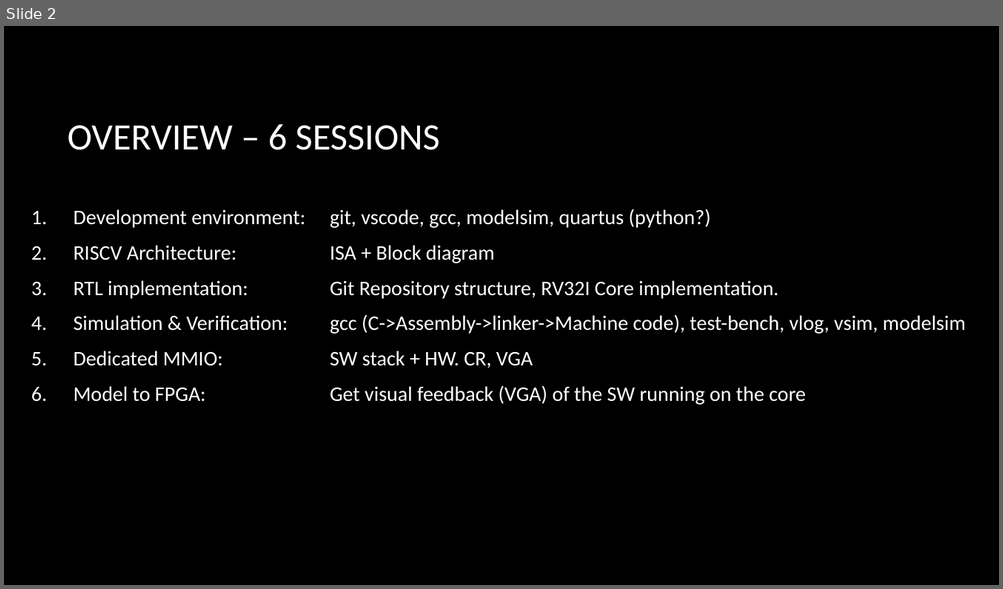
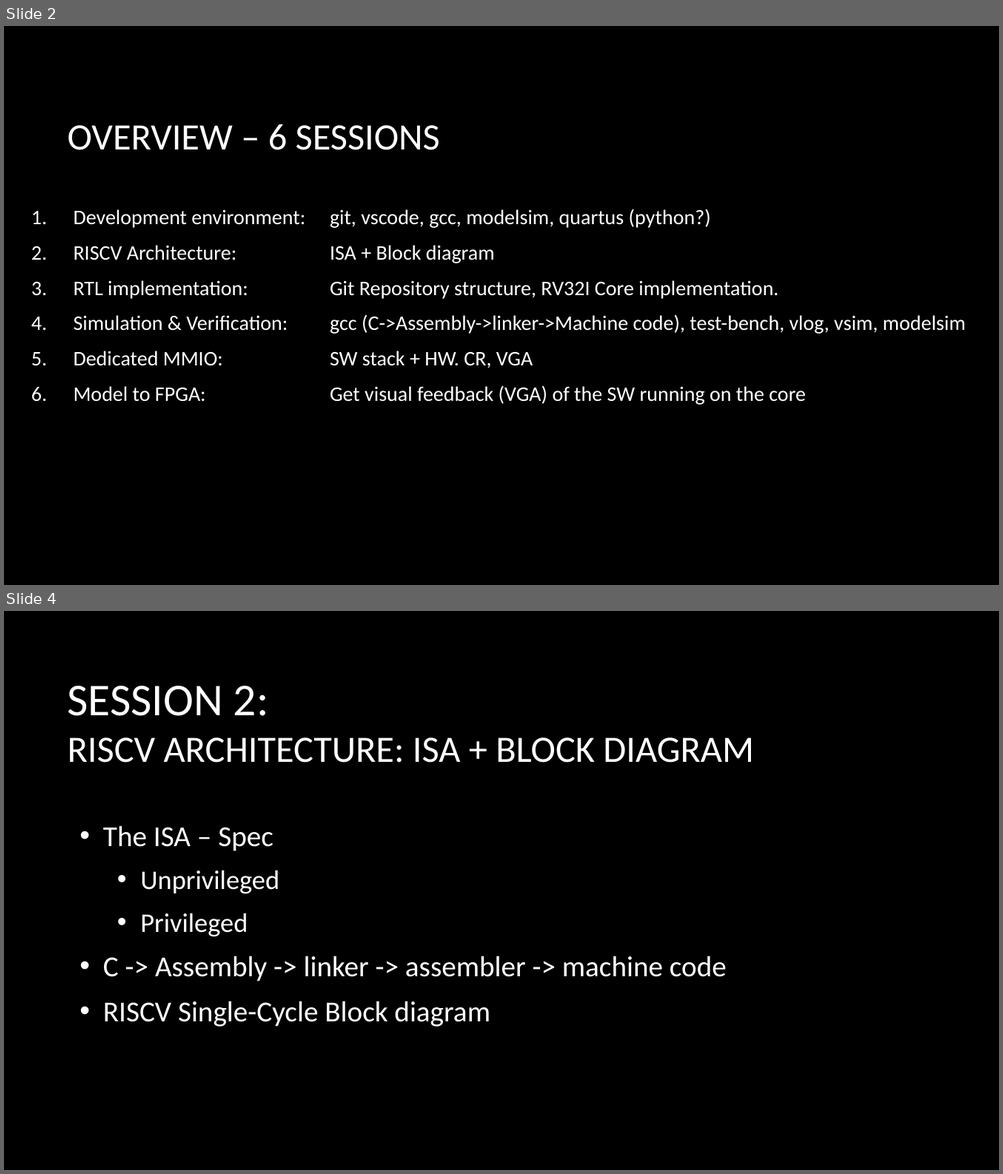
Before and after one commit to FPGA-MAFIA/fpga_mafia, a slide deck: doc/מפגש 1.pptx. Shown one above the other, each under a label of ours: slide 2 before the commit, slides 2 and 4 after it; the slides between them are not shown. The pictures are 1003x589 and 1003x1174 pixels, drawn with LibreOffice and Linux fonts; fonts in the diff are those of the drawing; background and template pictures are left out. Boxes give left, top, right and bottom in pixels: in the first picture for what was removed or moved away, otherwise in the second. Text is boxed around its words. In the diff, an @@ line names an element or a change of style, - is before the commit and + after.

Commit message:
Session 2, Example Compile

```diff
--- a/doc/מפגש 1.pptx
+++ b/doc/מפגש 1.pptx
@@ slide 4 added at (x1=4, y1=611, x2=999, y2=1170), background picture (left out) @@
@@ title added at (x1=68, y1=686, x2=754, y2=763), 36 pt, text #FFFFFF @@
+SESSION 2:
+RISCV ARCHITECTURE: ISA + BLOCK DIAGRAM
@@ text added at (x1=103, y1=826, x2=726, y2=1027), 28 pt, text #FFFFFF @@
+• The ISA – Spec
+  • Unprivileged
+  • Privileged
+• C -> Assembly -> linker -> assembler -> machine code
+• RISCV Single-Cycle Block diagram
```
Also in this commit, not shown: 10 other files.
